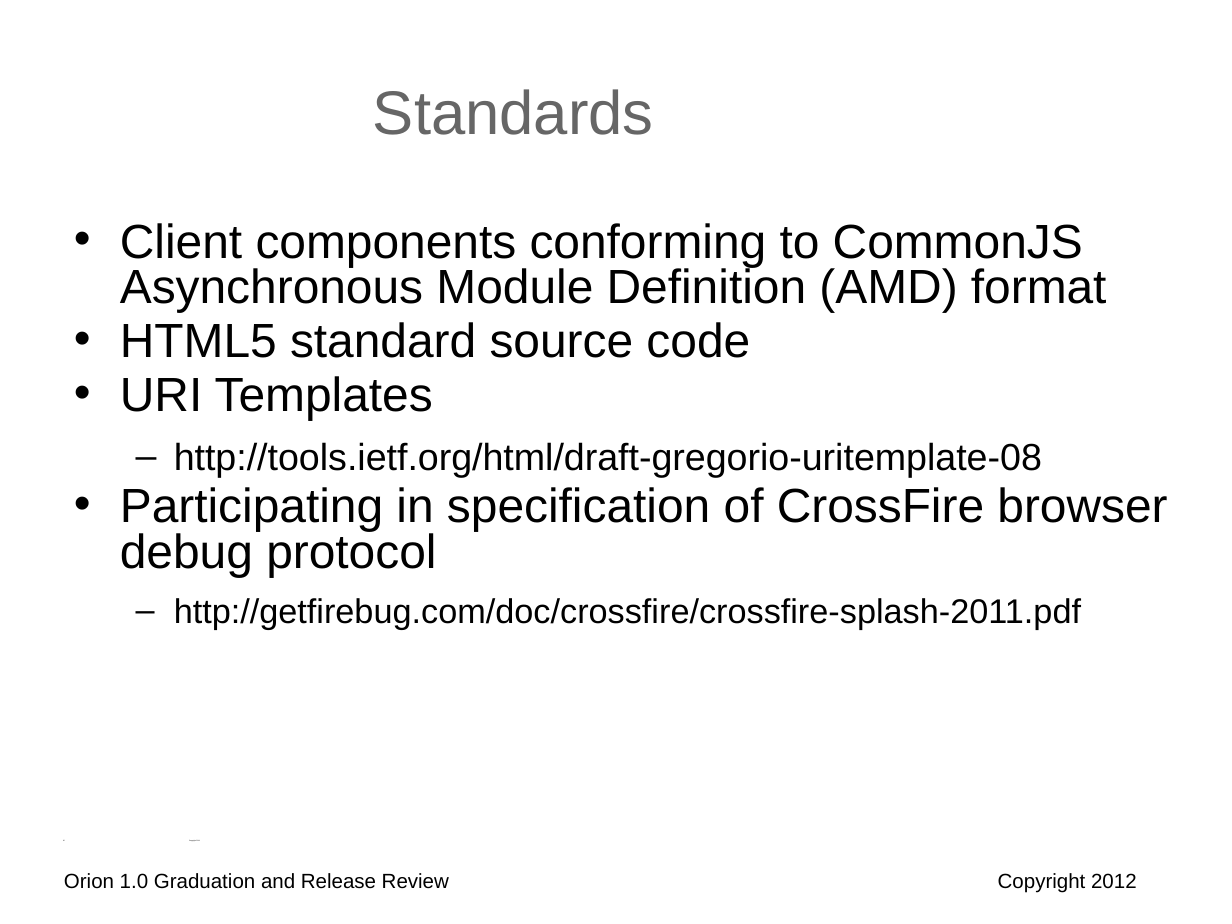
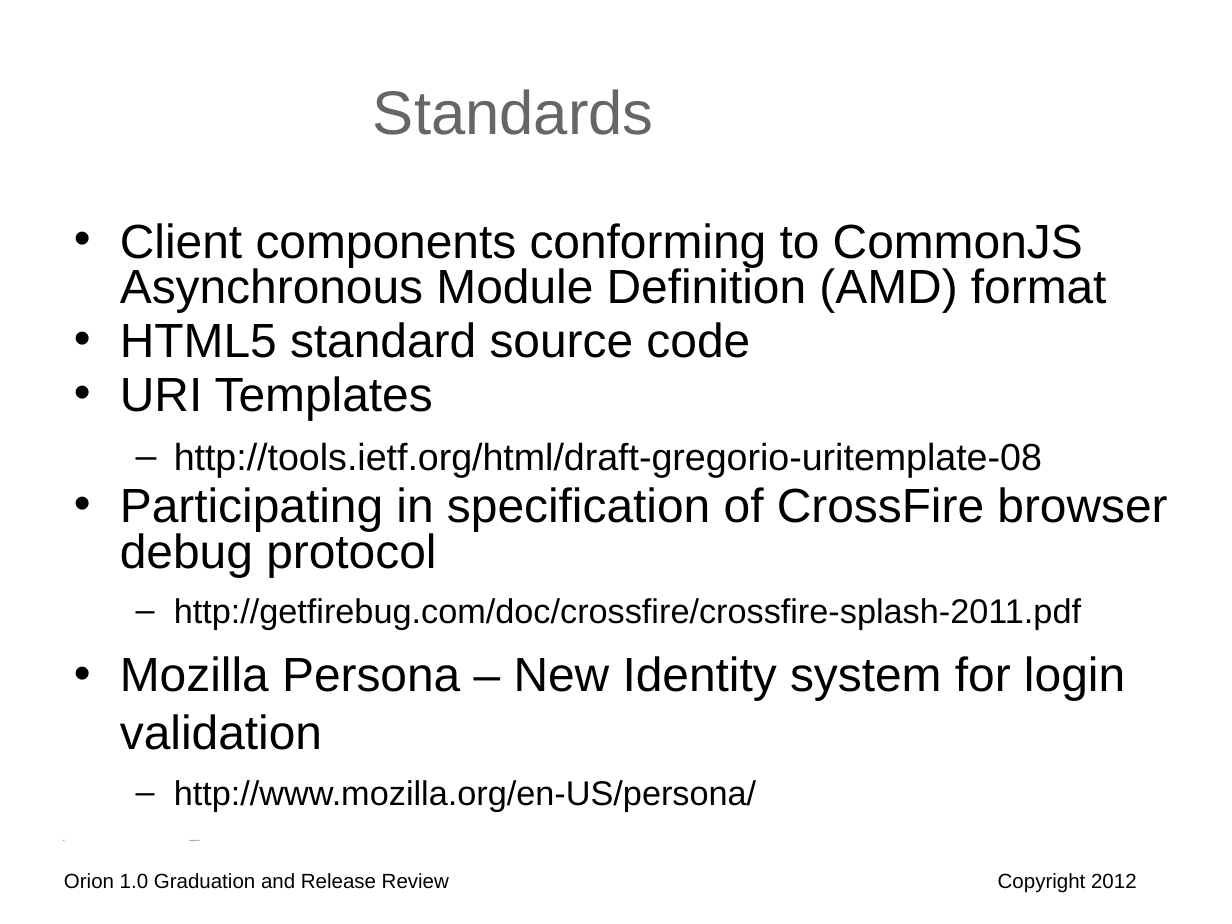
Before and after one commit to eclipse-archived/orion, a slide deck: slide 20 of reviews/orion-1-0-graduation-review.odp. Drawn at 1232x924 pixels with LibreOffice and Linux fonts; fonts in the diff are those of the drawing; background and template pictures are left out. Boxes give left, top, right and bottom in pixels: in the first picture for what was removed or moved away, otherwise in the second. Text is boxed around its words. In the diff, an @@ line names an element or a change of style, - is before the commit and + after.

Commit message:
Added Mozilla Persona to standards

```diff
--- a/reviews/orion-1-0-graduation-review.odp
+++ b/reviews/orion-1-0-graduation-review.odp
@@ text at (x1=120, y1=656, x2=1125, y2=811): paragraphs added @@
+• Mozilla Persona – New Identity system for login validation
+  – http://www.mozilla.org/en-US/persona/
```
Also in this commit, not shown: 1 other file.
